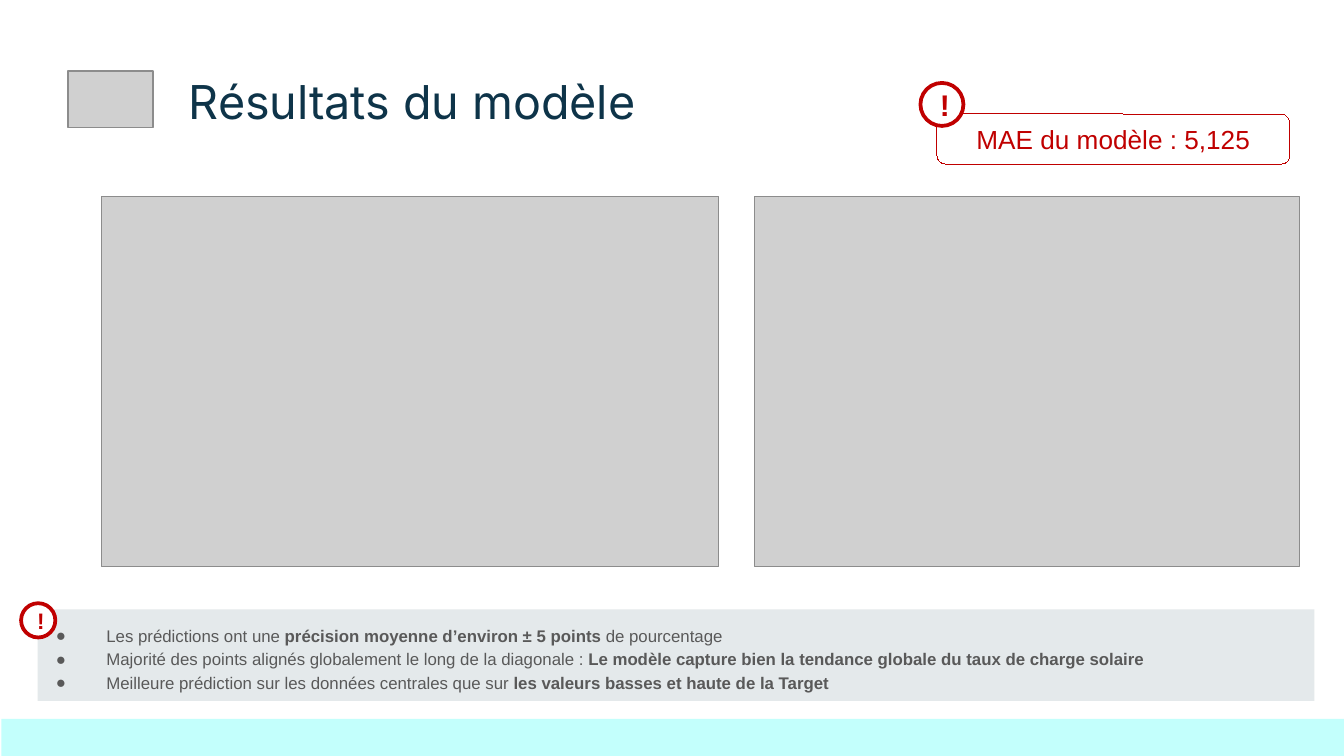
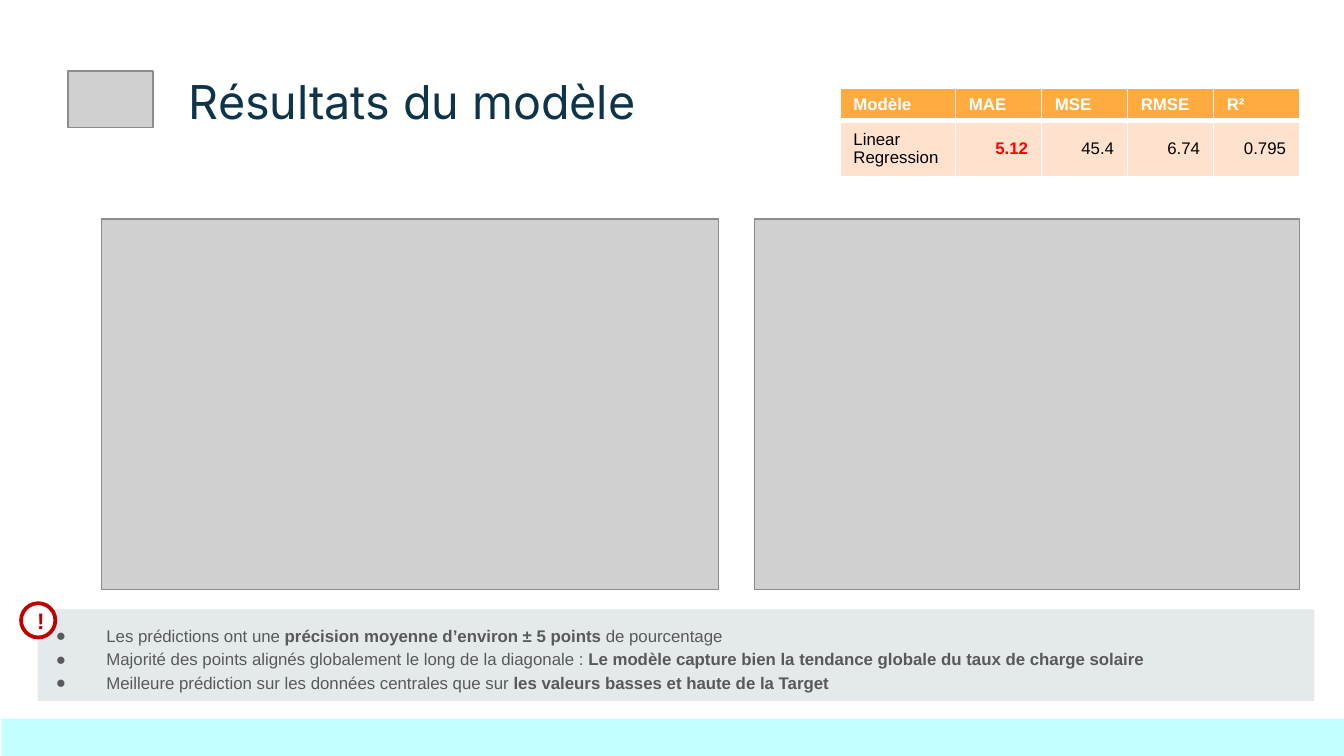
Before and after one commit to Sheikoh/REnergies_efficiency_prediction, a slide deck: slide 10 of presentation/dsfs_ft_36_Projet_REnergies_efficiency_prediction.pptx. Drawn at 1344x756 pixels with LibreOffice and Linux fonts; fonts in the diff are those of the drawing; grey boxes stand for pictures. Boxes give left, top, right and bottom in pixels: in the first picture for what was removed or moved away, otherwise in the second. Text is boxed around its words. In the diff, an @@ line names an element or a change of style, - is before the commit and + after.

Commit message:
MAJ présentation

```diff
--- a/presentation/dsfs_ft_36_Projet_REnergies_efficiency_prediction.pptx
+++ b/presentation/dsfs_ft_36_Projet_REnergies_efficiency_prediction.pptx
@@ table added at [840, 89, 1300, 179], 2 rows, 5 columns @@
+Modèle | MAE | MSE | RMSE | R²
+Linear / Regression | 5.12 | 45.4 | 6.74 | 0.795
@@ ellipse removed at [921, 83, 964, 126] @@
-!
@@ rounded rectangle removed at [937, 114, 1289, 164] @@
-MAE du modèle : 5,125
@@ picture: place and size @@
-picture at [102, 196, 719, 567]
+picture at [102, 219, 719, 590]
@@ picture: place and size @@
-picture at [754, 196, 1300, 567]
+picture at [754, 219, 1300, 590]
```
Also in this commit, not shown: 1 other file.
